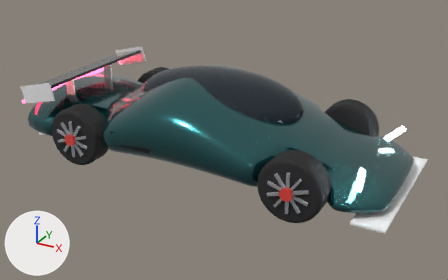
One commit to the glTF model godot/hypercar_x.glb: the scene before it, then after it.
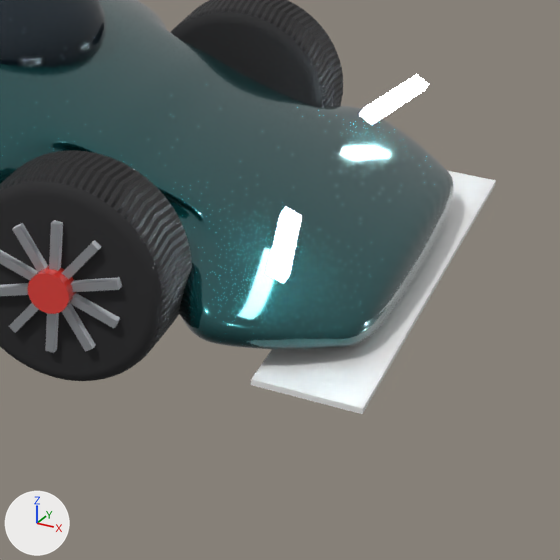
The first picture shows the older version from a 50 mm lens placed at (3.46, -6.09, 3.32), pointed at (0.15, -0.06, 0.3). The close-ups show the older and then the newer version on the part from 60% to 100% of the width and 36% to 100% of the height of that picture. Only the edits that show in the close-ups are written down. Every picture has the same lights, and +X, +Y and +Z are marked at lower left. Where no turn or scale is listed for an object, it has been applied to the vertices.

The scene before the commit, as lines of its bpy script (objects in view):
```python
ob_hx_spoke_fr_0 = bpy.data.objects.new('HX_Spoke_FR_0', me_cube_028)
ob_hx_spoke_fr_0.location = (1.39, -1.013, 0.472)
ob_hx_spoke_fr_1 = bpy.data.objects.new('HX_Spoke_FR_1', me_cube_029)
ob_hx_spoke_fr_1.location = (1.459, -1.013, 0.45)
ob_hx_spoke_fr_2 = bpy.data.objects.new('HX_Spoke_FR_2', me_cube_030)
ob_hx_spoke_fr_2.location = (1.501, -1.013, 0.391)
ob_hx_spoke_fr_3 = bpy.data.objects.new('HX_Spoke_FR_3', me_cube_031)
ob_hx_spoke_fr_3.location = (1.501, -1.013, 0.319)
ob_hx_spoke_fr_4 = bpy.data.objects.new('HX_Spoke_FR_4', me_cube_032)
ob_hx_spoke_fr_4.location = (1.459, -1.013, 0.26)
ob_hx_spoke_fr_5 = bpy.data.objects.new('HX_Spoke_FR_5', me_cube_033)
ob_hx_spoke_fr_5.location = (1.39, -1.013, 0.238)
ob_hx_spoke_fr_8 = bpy.data.objects.new('HX_Spoke_FR_8', me_cube_036)
ob_hx_spoke_fr_8.location = (1.279, -1.013, 0.391)
ob_hx_spoke_fr_9 = bpy.data.objects.new('HX_Spoke_FR_9', me_cube_037)
ob_hx_spoke_fr_9.location = (1.321, -1.013, 0.45)
ob_hx_tire_fl = bpy.data.objects.new('HX_Tire_FL', me_cylinder)
ob_hx_tire_fl.location = (1.39, 0.855, 0.355)
# also in view: 'HX_Canopy' at (0.05, 0.0, 0.78); 'HX_Hub_FR' at (1.39, -1.04, 0.35); 'HX_Body' at (0.0, 0.0, 0.62); 'HX_Tire_FR' at (1.39, -0.86, 0.35); 'HX_Splitter' at (2.19, 0.0, 0.14)
```
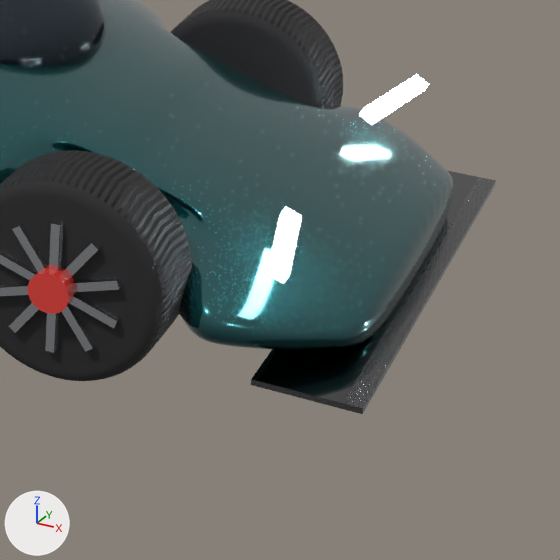
Edits to the bpy script that builds the scene:
```text
Change mat_hx_rim_baked:
    where n0 = _N.new('ShaderNodeBsdfPrincipled'); n0.name = 'Principled BSDF'
    add n0.inputs[0].default_value = (0.62, 0.64, 0.67, 1.0)  # 'Base Color', light grey #ced1d6
    add n3 = _N.new('ShaderNodeSeparateColor'); n3.name = 'Separate Color'
    where n2 = _N.new('ShaderNodeTexImage'); n2.name = 'Image Texture'
    remove n3 = _N.new('ShaderNodeSeparateColor'); n3.name = 'Separate Color'
    remove n4 = _N.new('ShaderNodeTexImage'); n4.name = 'Image Texture.001'
    remove n4.image = img_hx_rim_roughness
    n2.image: img_hx_rim_diffuse -> img_hx_rim_roughness
    remove n6 = _N.new('ShaderNodeTexImage'); n6.name = 'Image Texture.002'
    remove n6.image = img_hx_rim_normal
    add n4 = _N.new('ShaderNodeTexImage'); n4.name = 'Image Texture.001'
    add n4.image = img_hx_rim_normal
    remove _L.new(n2.outputs[0], n0.inputs[0])  # 'Color' to 'Base Color'
    remove _L.new(n4.outputs[0], n3.inputs[0])  # 'Color' to 'Color'
    where n5 = _N.new('ShaderNodeNormalMap'); n5.name = 'Normal Map'
    remove _L.new(n6.outputs[0], n5.inputs[1])  # 'Color' to 'Color'
    add _L.new(n2.outputs[0], n3.inputs[0])  # 'Color' to 'Color'
    add _L.new(n4.outputs[0], n5.inputs[1])  # 'Color' to 'Color'
Change me_cube_006:
    where me_cube_006.from_pydata(...)  # 8 vertices, 12 faces; spans x -0.17..0.17, y -0.91..0.91, z -0.01..0.01
    remove me_cube_006.materials.append(mat_hx_carbon)  # white #ffffff
    add me_cube_006.materials.append(mat_hx_carbon_baked)
Change me_cube_028:
    where me_cube_028.from_pydata(...)  # 8 vertices, 12 faces; spans x -0.015..0.015, y -0.02..0.02, z -0.11..0.11
    remove me_cube_028.materials.append(mat_hx_rim)  # light grey #ced1d6
    add me_cube_028.materials.append(mat_hx_rim_baked)
Change me_cube_029:
    where me_cube_029.from_pydata(...)  # 8 vertices, 12 faces; spans x -0.077..0.077, y -0.02..0.02, z -0.098..0.098
    remove me_cube_029.materials.append(mat_hx_rim)  # light grey #ced1d6
    add me_cube_029.materials.append(mat_hx_rim_baked)
Change me_cube_030:
    where me_cube_030.from_pydata(...)  # 8 vertices, 12 faces; spans x -0.109..0.109, y -0.02..0.02, z -0.048..0.048
    remove me_cube_030.materials.append(mat_hx_rim)  # light grey #ced1d6
    add me_cube_030.materials.append(mat_hx_rim_baked)
Change me_cube_031:
    where me_cube_031.from_pydata(...)  # 8 vertices, 12 faces; spans x -0.109..0.109, y -0.02..0.02, z -0.048..0.048
    remove me_cube_031.materials.append(mat_hx_rim)  # light grey #ced1d6
    add me_cube_031.materials.append(mat_hx_rim_baked)
Change me_cube_032:
    where me_cube_032.from_pydata(...)  # 8 vertices, 12 faces; spans x -0.077..0.077, y -0.02..0.02, z -0.098..0.098
    remove me_cube_032.materials.append(mat_hx_rim)  # light grey #ced1d6
    add me_cube_032.materials.append(mat_hx_rim_baked)
Change me_cube_033:
    where me_cube_033.from_pydata(...)  # 8 vertices, 12 faces; spans x -0.015..0.015, y -0.02..0.02, z -0.11..0.11
    remove me_cube_033.materials.append(mat_hx_rim)  # light grey #ced1d6
    add me_cube_033.materials.append(mat_hx_rim_baked)
Change me_cube_034:
    where me_cube_034.from_pydata(...)  # 8 vertices, 12 faces; spans x -0.077..0.077, y -0.02..0.02, z -0.098..0.098
    remove me_cube_034.materials.append(mat_hx_rim)  # light grey #ced1d6
    add me_cube_034.materials.append(mat_hx_rim_baked)
Change me_cube_035:
    where me_cube_035.from_pydata(...)  # 8 vertices, 12 faces; spans x -0.109..0.109, y -0.02..0.02, z -0.048..0.048
    remove me_cube_035.materials.append(mat_hx_rim)  # light grey #ced1d6
    add me_cube_035.materials.append(mat_hx_rim_baked)
Change me_cube_036:
    where me_cube_036.from_pydata(...)  # 8 vertices, 12 faces; spans x -0.109..0.109, y -0.02..0.02, z -0.048..0.048
    remove me_cube_036.materials.append(mat_hx_rim)  # light grey #ced1d6
    add me_cube_036.materials.append(mat_hx_rim_baked)
Change me_cube_037:
    where me_cube_037.from_pydata(...)  # 8 vertices, 12 faces; spans x -0.077..0.077, y -0.02..0.02, z -0.098..0.098
    remove me_cube_037.materials.append(mat_hx_rim)  # light grey #ced1d6
    add me_cube_037.materials.append(mat_hx_rim_baked)
```

Changed parts and their boxes [x1, y1, x2, y2] in the close-ups (560 x 560 px):
'HX_Splitter', recoloured (white to grey)
    both: [251, 171, 496, 414]
'HX_Spoke_FR_3', surface changed, recoloured (darker)
    both: [70, 293, 120, 328]
'HX_Spoke_FR_9', surface changed, recoloured (darker)
    both: [12, 223, 48, 272]
'HX_Spoke_FR_4', surface changed, recoloured (light grey to grey)
    both: [65, 304, 96, 352]
'HX_Spoke_FR_2', surface changed, recoloured (darker)
    both: [71, 277, 122, 292]
'HX_Spoke_FR_0', surface changed, recoloured (darker)
    both: [49, 220, 63, 271]
'HX_Spoke_FR_8', surface changed, recoloured (darker)
    both: [0, 250, 37, 280]
'HX_Spoke_FR_1', surface changed, recoloured (darker)
    both: [62, 240, 101, 280]
'HX_Spoke_FR_5', surface changed, recoloured (darker)
    both: [45, 313, 59, 353]
'HX_Spoke_FR_6', surface changed, recoloured
    both: [9, 303, 38, 333]
